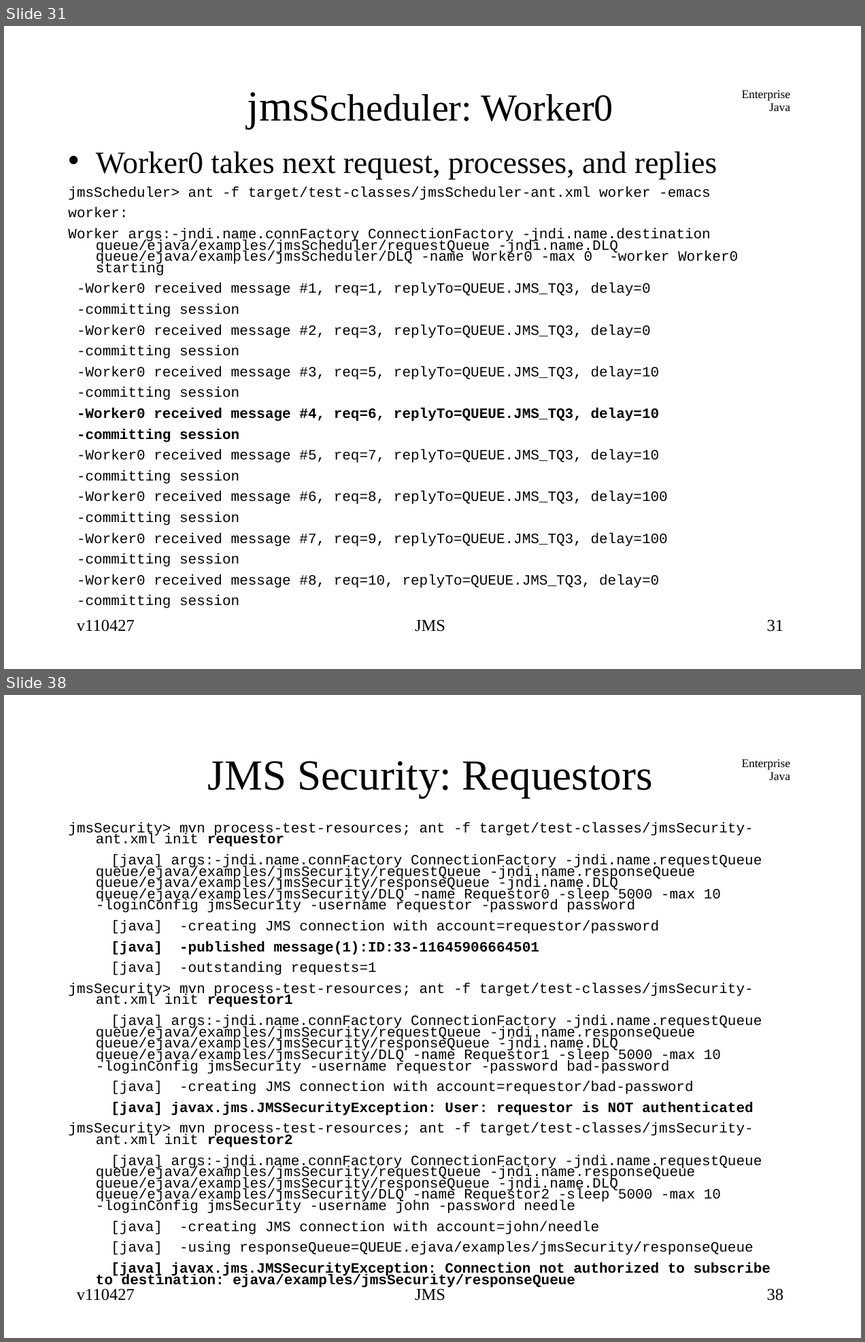
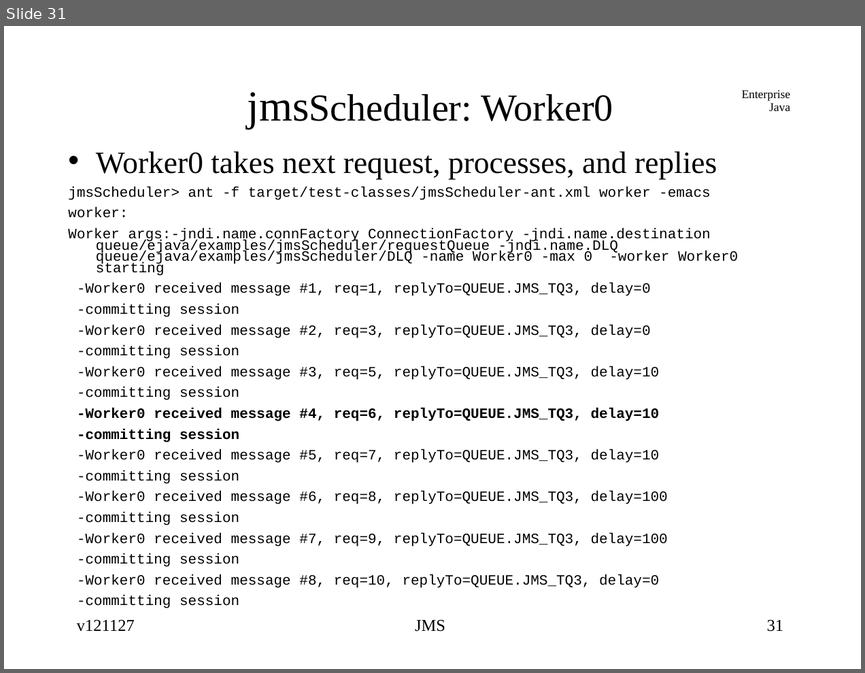
Before and after one commit to jcstaff/ejava-javaee, a slide deck: jmsCore/src/site/resources/lectures/jmsCore.ppt. Shown one above the other, each under a label of ours: slides 31 and 38 before the commit, slide 31 after it; the slides between them are not shown. The pictures are 865x1342 and 865x673 pixels, drawn with LibreOffice and Linux fonts; fonts in the diff are those of the drawing. Boxes give left, top, right and bottom in pixels: in the first picture for what was removed or moved away, otherwise in the second. Text is boxed around its words. In the diff, an @@ line names an element or a change of style, - is before the commit and + after.

```diff
--- a/jmsCore/src/site/resources/lectures/jmsCore.ppt
+++ b/jmsCore/src/site/resources/lectures/jmsCore.ppt
@@ slide 38 removed at <box>4,695,861,1338</box>, background #FFFFFF; not listed: 1 template element that a slide beside it also shows @@
@@ title removed at <box>208,761,653,798</box> @@
-JMS Security: Requestors
@@ text removed at <box>68,822,770,1289</box> @@
-jmsSecurity> mvn process-test-resources; ant -f target/test-classes/jmsSecurity-ant.xml init requestor
-[java] args:-jndi.name.connFactory ConnectionFactory -jndi.name.requestQueue queue/ejava/examples/jmsSecurity/requestQueue -jndi.name.responseQueue queue/ejava/examples/jmsSecurity/responseQueue -jndi.name.DLQ queue/ejava/examples/jmsSecurity/DLQ -name Requestor0 -sleep 5000 -max 10 -loginConfig jmsSecurity -username requestor -password password
-[java] -creating JMS connection with account=requestor/password
-[java] -published message(1):ID:33-11645906664501
-[java] -outstanding requests=1
-jmsSecurity> mvn process-test-resources; ant -f target/test-classes/jmsSecurity-ant.xml init requestor1
-[java] args:-jndi.name.connFactory ConnectionFactory -jndi.name.requestQueue queue/ejava/examples/jmsSecurity/requestQueue -jndi.name.responseQueue queue/ejava/examples/jmsSecurity/responseQueue -jndi.name.DLQ queue/ejava/examples/jmsSecurity/DLQ -name Requestor1 -sleep 5000 -max 10 -loginConfig jmsSecurity -username requestor -password bad-password
-[java] -creating JMS connection with account=requestor/bad-password
-[java] javax.jms.JMSSecurityException: User: requestor is NOT authenticated
-jmsSecurity> mvn process-test-resources; ant -f target/test-classes/jmsSecurity-ant.xml init requestor2
-[java] args:-jndi.name.connFactory ConnectionFactory -jndi.name.requestQueue queue/ejava/examples/jmsSecurity/requestQueue -jndi.name.responseQueue queue/ejava/examples/jmsSecurity/responseQueue -jndi.name.DLQ queue/ejava/examples/jmsSecurity/DLQ -name Requestor2 -sleep 5000 -max 10 -loginConfig jmsSecurity -username john -password needle
-[java] -creating JMS connection with account=john/needle
-[java] -using responseQueue=QUEUE.ejava/examples/jmsSecurity/responseQueue
-[java] javax.jms.JMSSecurityException: Connection not authorized to subscribe to destination: ejava/examples/jmsSecurity/responseQueue
@@ text removed at <box>77,1288,135,1300</box> @@
-v110427
@@ text removed at <box>415,1288,445,1300</box> @@
-JMS
@@ page number removed at <box>767,1288,784,1300</box> @@
-38
@@ slide 31 changed as well @@
@@ text at <box>77,619,135,631</box>: text changed @@
-v110427
+v121127
```
Also in this commit, not shown: 82 other slides changed, 7 slides added, 7 other slides removed.
